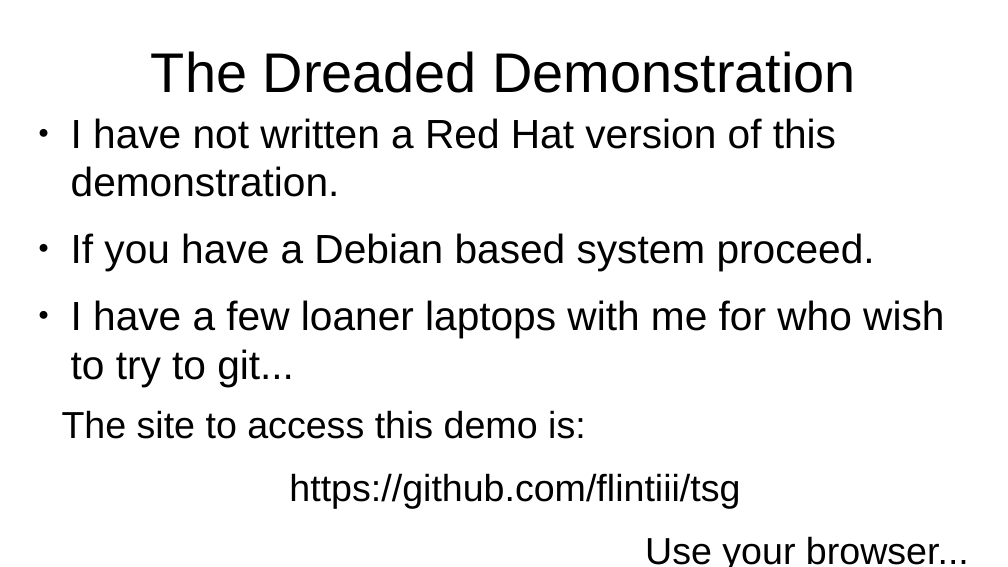
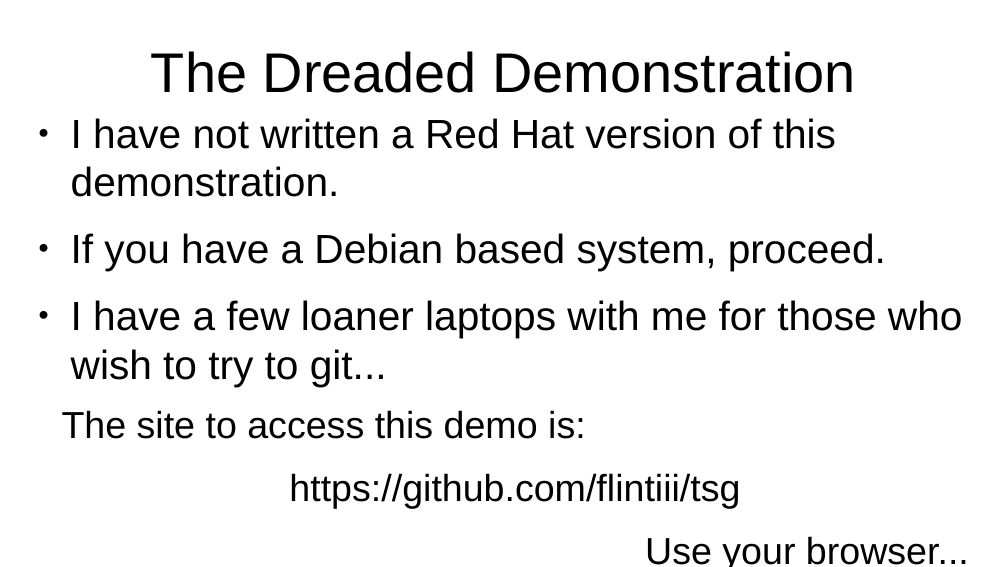
Before and after one commit to flintiii/TenStatementGit, a slide deck: slide 37 of vm_workshop_presentation.odp (slide 36 before the commit). Drawn at 1008x567 pixels with LibreOffice and Linux fonts; fonts in the diff are those of the drawing. Boxes give left, top, right and bottom in pixels: in the first picture for what was removed or moved away, otherwise in the second. Text is boxed around its words. In the diff, an @@ line names an element or a change of style, - is before the commit and + after.

```diff
--- a/vm_workshop_presentation.odp
+++ b/vm_workshop_presentation.odp
@@ text at (71, 233, 963, 386): text changed @@
-● If you have a Debian based system proceed.
-● I have a few loaner laptops with me for who wish to try to git...
+● If you have a Debian based system, proceed.
+● I have a few loaner laptops with me for those who wish to try to git...
```
Also in this commit, not shown: 24 other slides changed, 2 slides added, 1 slide removed.
